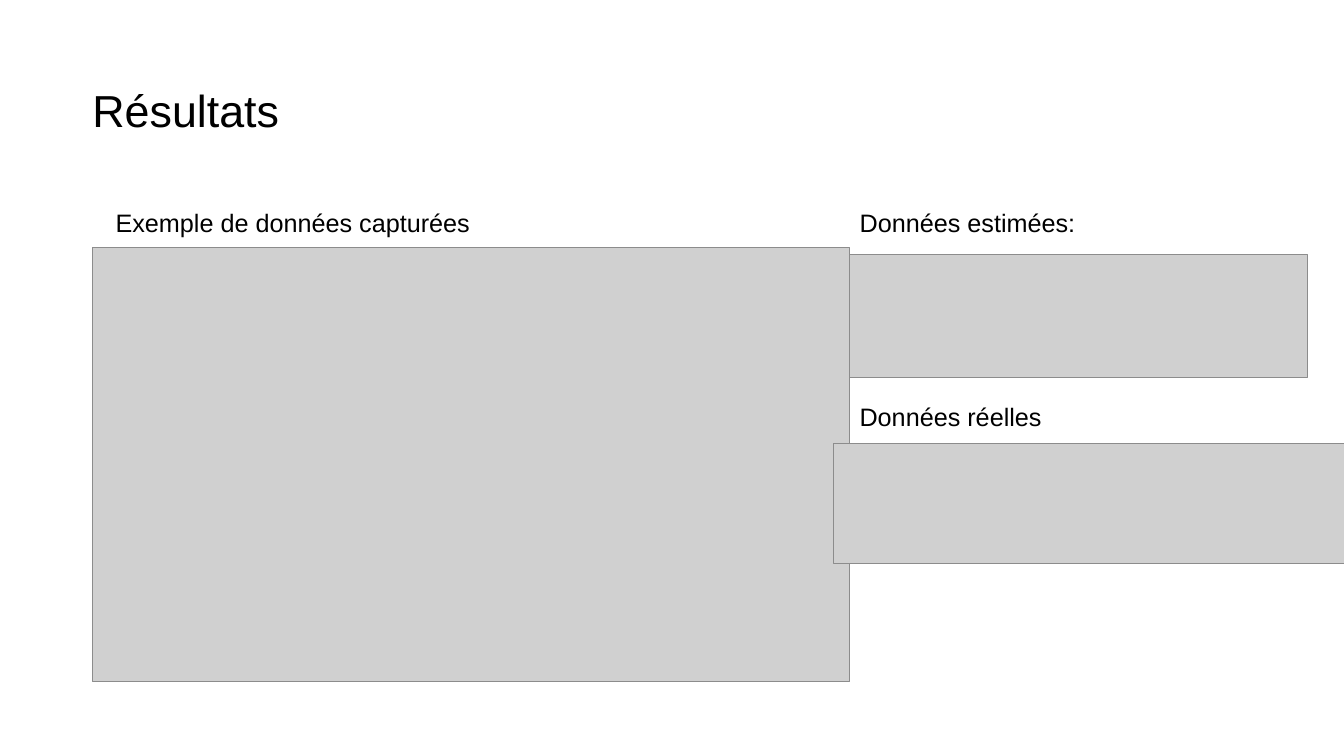
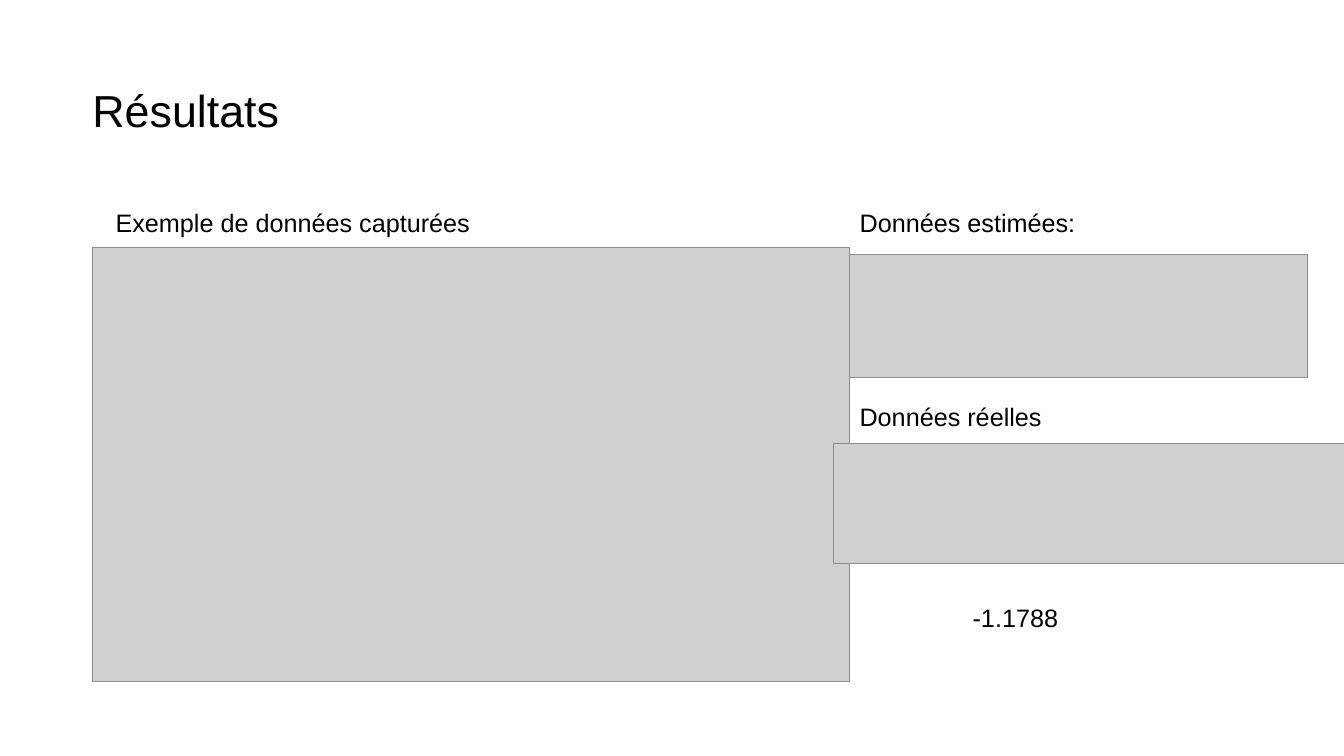
Before and after one commit to grotsartdehe/TFE, a slide deck: slide 8 of Presentation/Slides_TFE.pptx (slide 9 before the commit). Drawn at 1344x756 pixels with LibreOffice and Linux fonts; fonts in the diff are those of the drawing; grey boxes stand for pictures. Boxes give left, top, right and bottom in pixels: in the first picture for what was removed or moved away, otherwise in the second. Text is boxed around its words. In the diff, an @@ line names an element or a change of style, - is before the commit and + after.

```diff
--- a/Presentation/Slides_TFE.pptx
+++ b/Presentation/Slides_TFE.pptx
@@ text added at (973, 609, 1058, 628), 18 pt, text #000000 @@
+-1.1788
```
Also in this commit, not shown: 2 other slides changed, 4 slides added, 1 slide removed, 4 other files.
